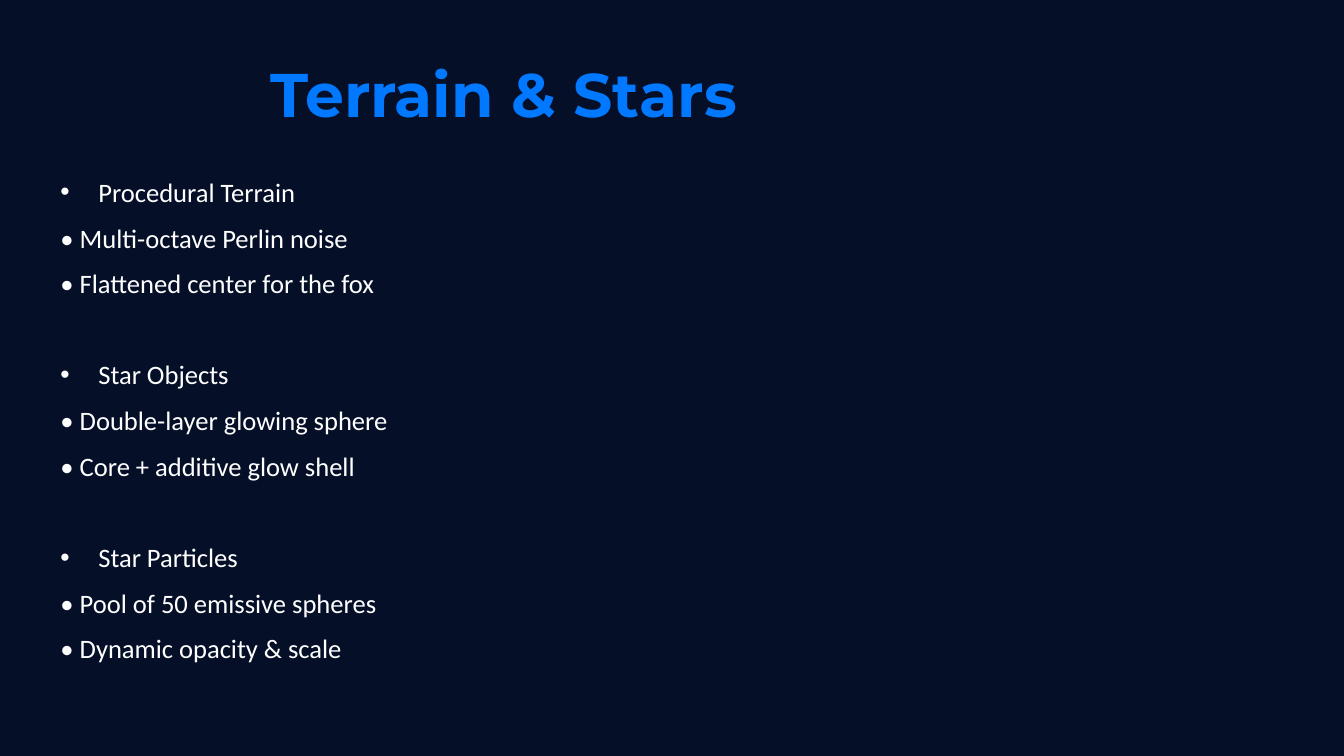
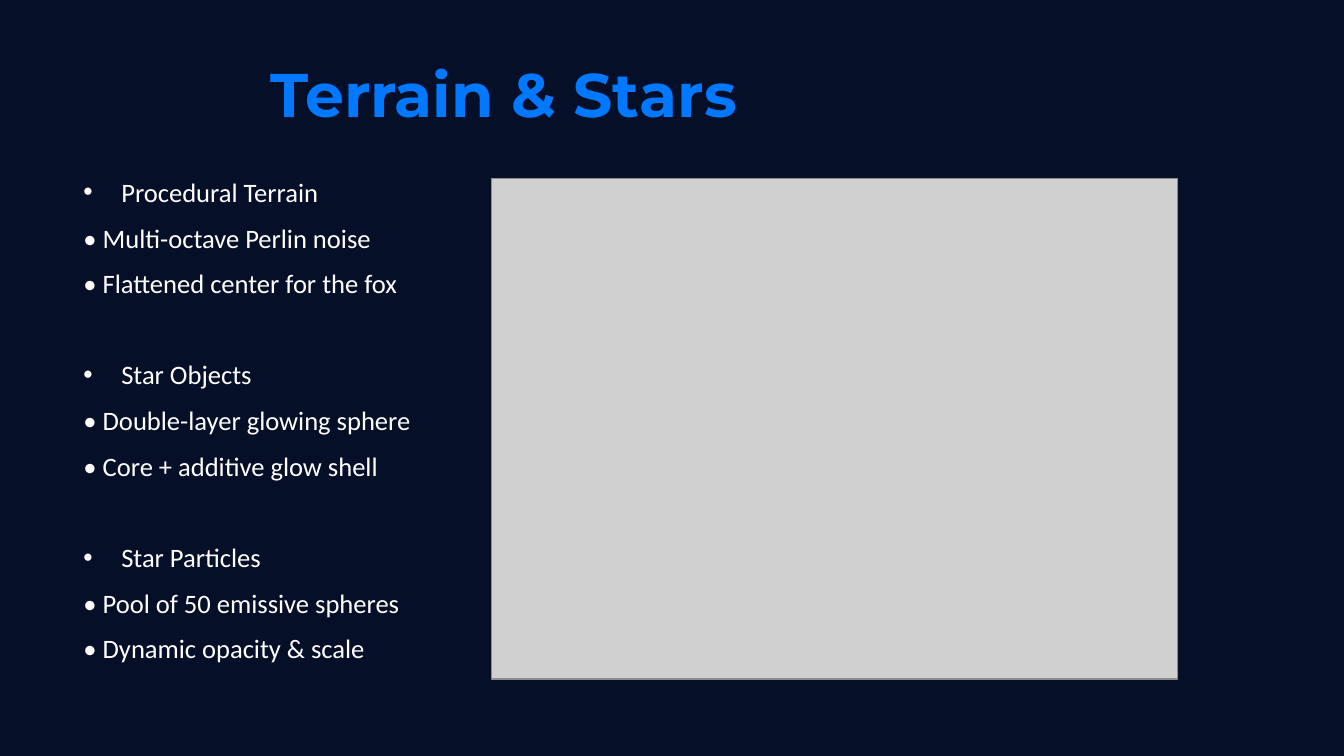
Before and after one commit to Morphex-Mo/COMP4422-Computer-Graphics-Proj, a slide deck: slide 5 of Star_Collector_Presentation_Perfect_16pages.pptx. Drawn at 1344x756 pixels with LibreOffice and Linux fonts; fonts in the diff are those of the drawing; grey boxes stand for pictures. Boxes give left, top, right and bottom in pixels: in the first picture for what was removed or moved away, otherwise in the second. Text is boxed around its words. In the diff, an @@ line names an element or a change of style, - is before the commit and + after.

Commit message:
Remove PrePPT.py and update presentation file
Deleted the PrePPT.py script used to generate the presentation and updated the Star_Collector_Presentation_Perfect_16pages.pptx file. This streamlines the repository by removing the generation script and providing the latest version of the presentation.

```diff
--- a/Star_Collector_Presentation_Perfect_16pages.pptx
+++ b/Star_Collector_Presentation_Perfect_16pages.pptx
@@ text "Procedural Terrain": place and size @@
-text "Procedural Terrain" at [80,183,388,663]
+text "Procedural Terrain" at [103,183,411,663]
@@ picture added at [492,179,1178,680] @@
```
Also in this commit, not shown: 13 other slides changed, 1 other file.
